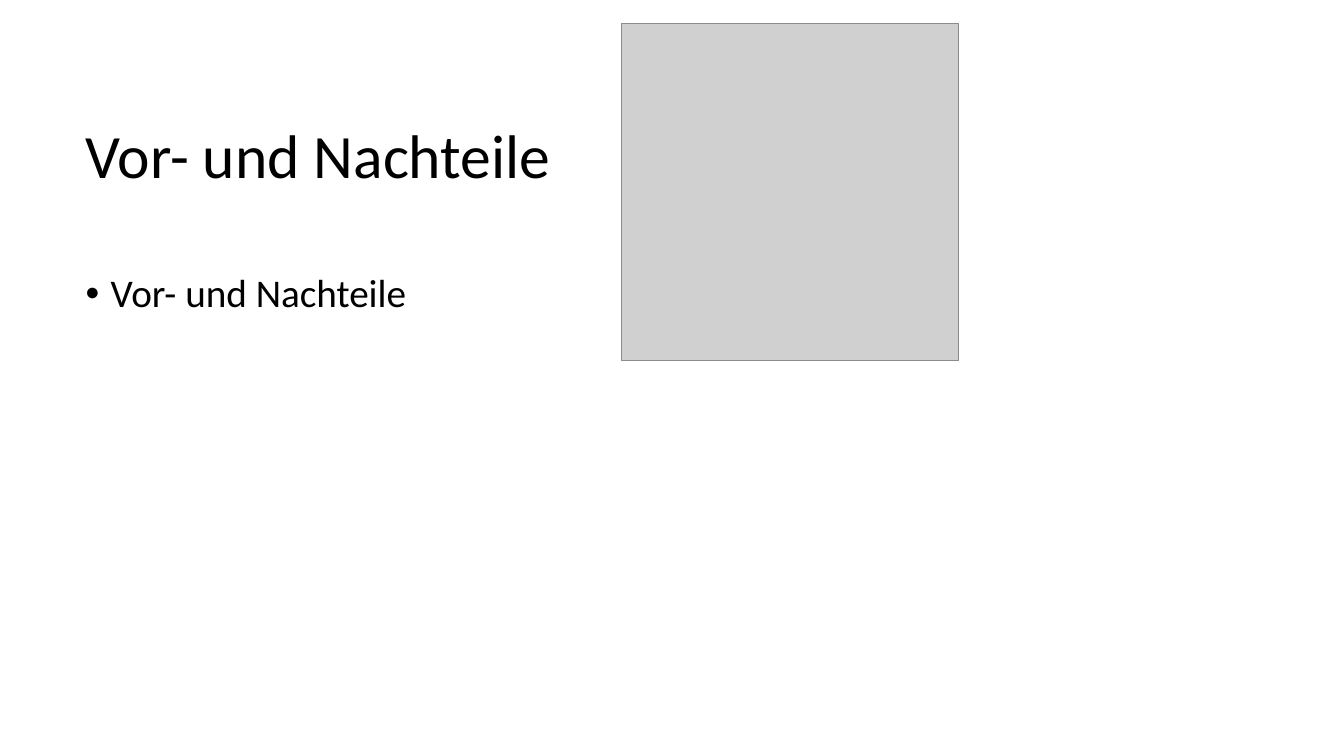
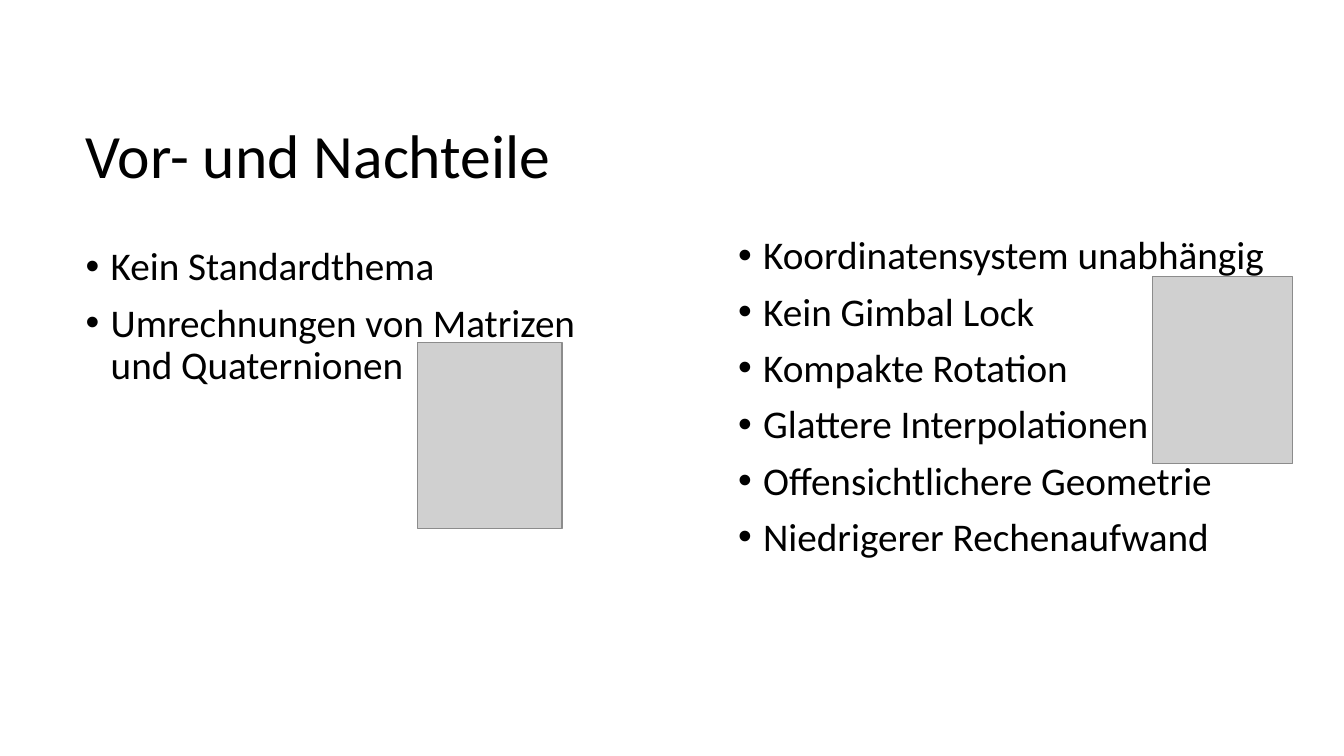
Before and after one commit to codinghardadmin/Quaternionen_DHBW, a slide deck: slide 13 of Quaternionen Präsentation.pptx. Drawn at 1344x756 pixels with LibreOffice and Linux fonts; fonts in the diff are those of the drawing; grey boxes stand for pictures. Boxes give left, top, right and bottom in pixels: in the first picture for what was removed or moved away, otherwise in the second. Text is boxed around its words. In the diff, an @@ line names an element or a change of style, - is before the commit and + after.

Commit message:
add Vor- & Nachteile

```diff
--- a/Quaternionen Präsentation.pptx
+++ b/Quaternionen Präsentation.pptx
@@ text added at <box>111,252,575,385</box>, 28 pt, text #000000 @@
+• Kein Standardthema
+• Umrechnungen von Matrizen und Quaternionen
@@ text added at <box>763,241,1264,558</box>, 28 pt, text #000000 @@
+• Koordinatensystem unabhängig
+• Kein Gimbal Lock
+• Kompakte Rotation
+• Glattere Interpolationen
+• Offensichtlichere Geometrie
+• Niedrigerer Rechenaufwand
@@ text removed at <box>111,279,406,308</box> @@
-• Vor- und Nachteile
@@ picture added at <box>1152,276,1293,463</box> @@
@@ picture: place and size @@
-picture at <box>621,23,959,361</box>
+picture at <box>417,342,562,528</box>
```
